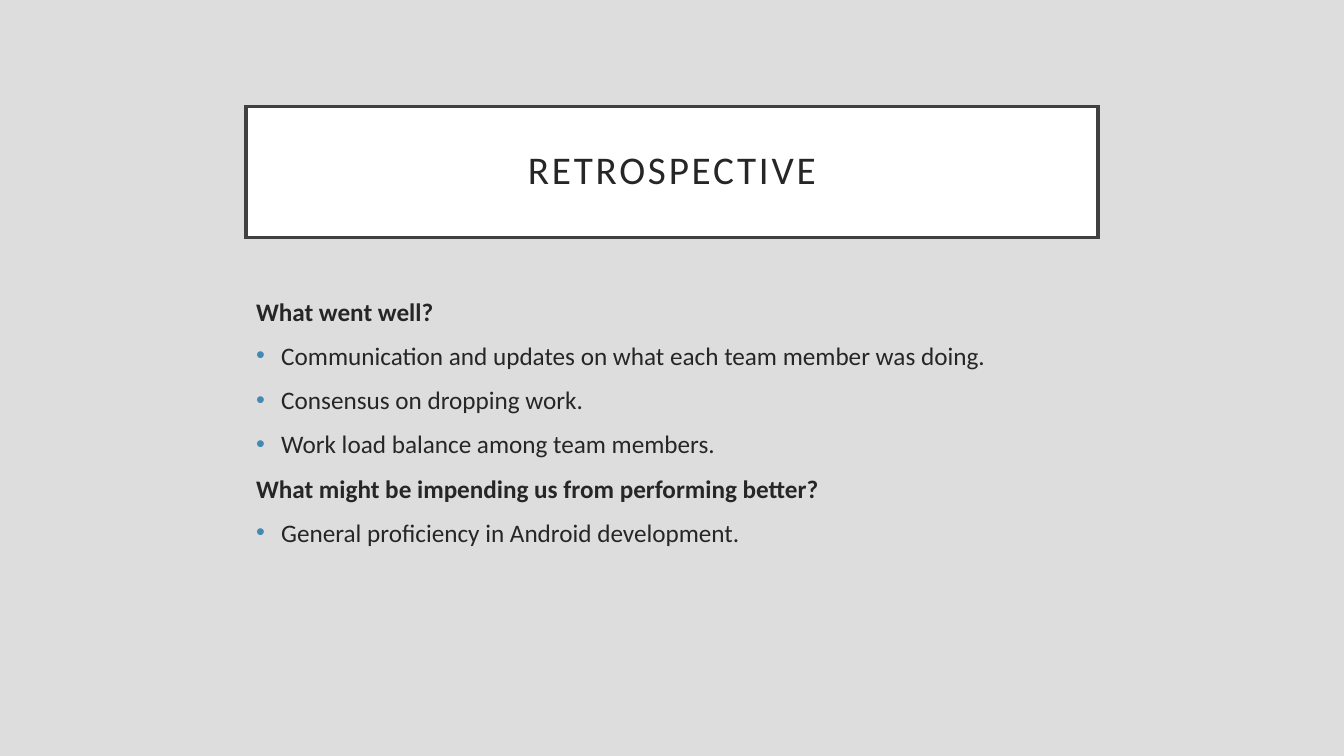
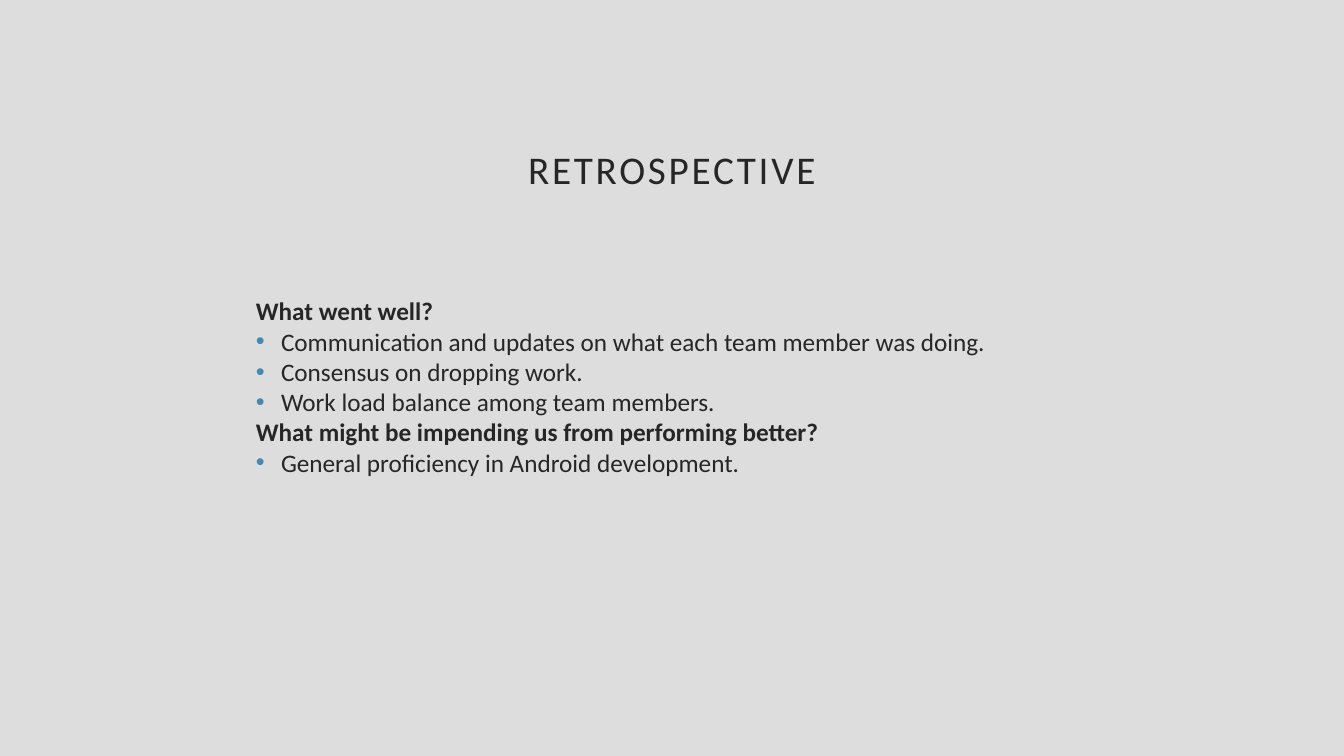
Before and after one commit to CiderCS3398/CS3398-Cider-S2017, a slide deck: slide 3 of Presentations/Sprint 2 Review.pptx. Drawn at 1344x756 pixels with LibreOffice and Linux fonts; fonts in the diff are those of the drawing. Boxes give left, top, right and bottom in pixels: in the first picture for what was removed or moved away, otherwise in the second. Text is boxed around its words. In the diff, an @@ line names an element or a change of style, - is before the commit and + after.

Commit message:
Adding my piece to the Sprint 2 Retrospective presentation.

```diff
--- a/Presentations/Sprint 2 Review.pptx
+++ b/Presentations/Sprint 2 Review.pptx
@@ text "RETROSPECTIVE": place and size @@
-text "RETROSPECTIVE" at <box>246,106,1098,237</box>
+text "RETROSPECTIVE" at <box>528,158,815,185</box>
@@ text "RETROSPECTIVE" at <box>528,158,815,185</box>: fill #FFFFFF to none; outline #404040 2.5 pt to none @@
@@ text "What went well?" at <box>256,302,985,476</box>: less space between paragraphs @@
```
Also in this commit, not shown: 3 other slides changed, 1 other file.
